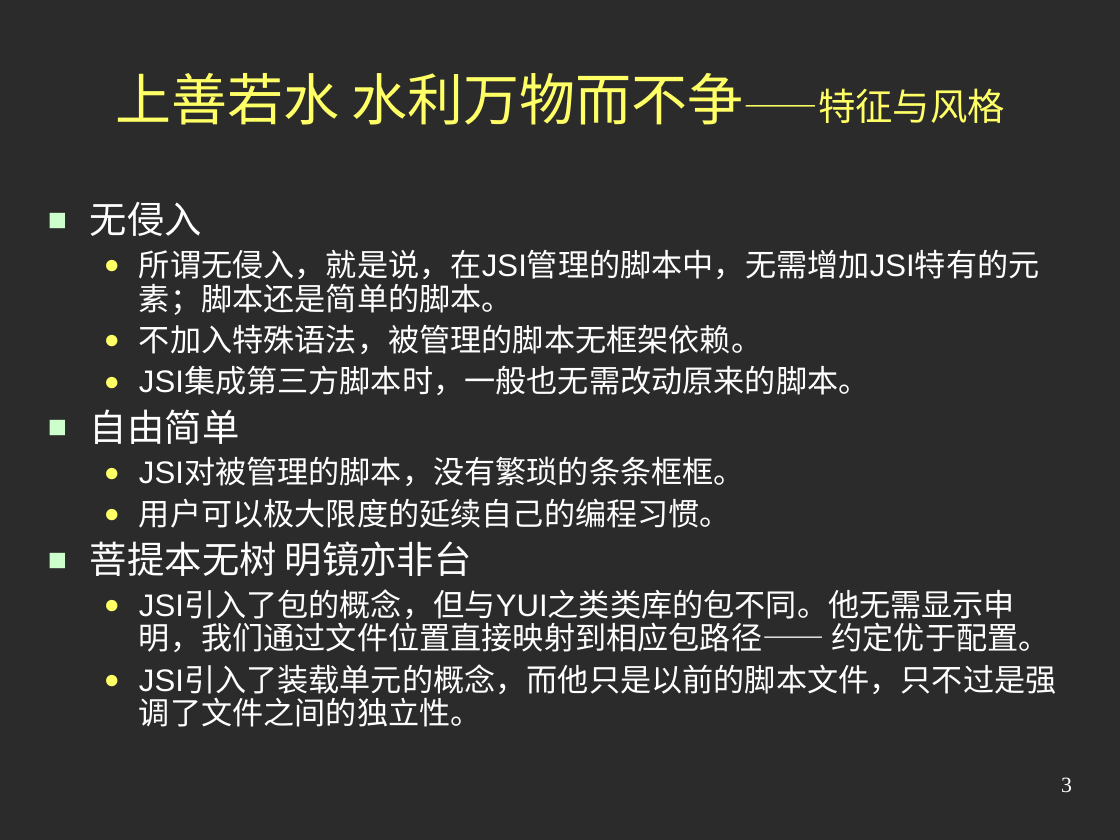
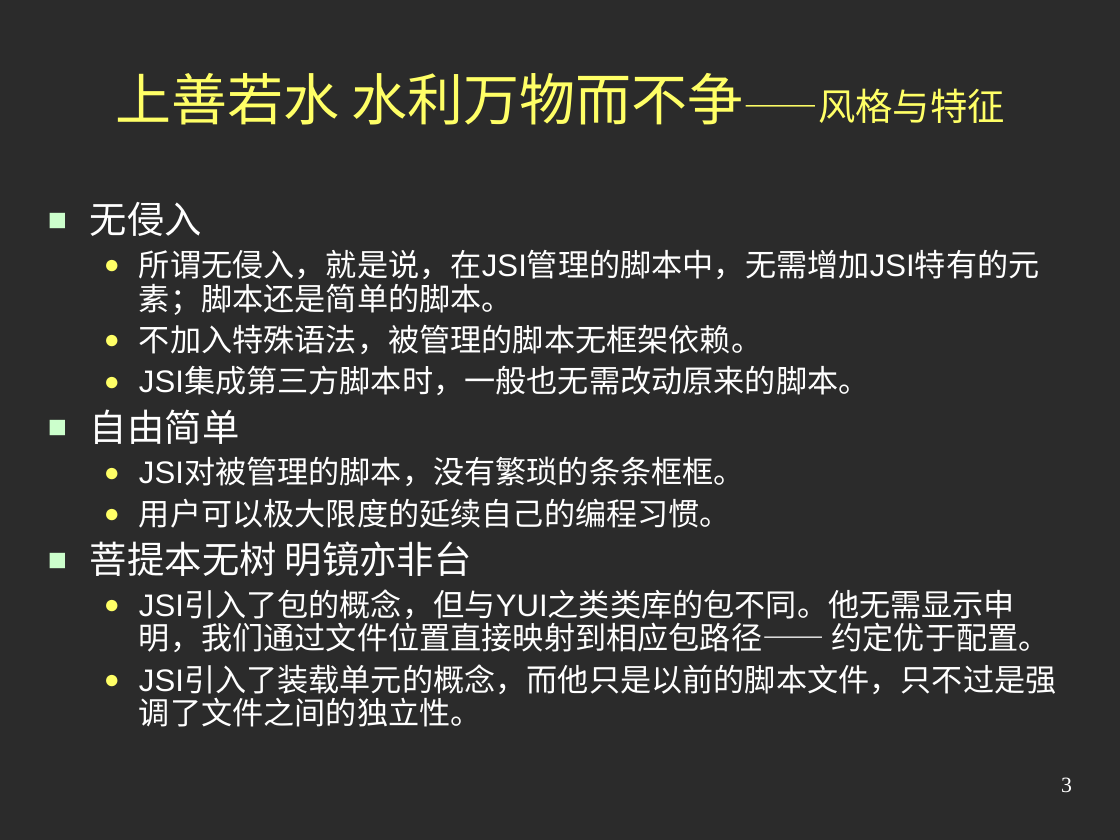
Before and after one commit to jindw/jsi, a slide deck: slide 3 of trunk/JSI2/web/doc/Preview2.ppt. Drawn at 1120x840 pixels with LibreOffice and Linux fonts; fonts in the diff are those of the drawing; background and template pictures are left out; a plain dark background stands for a picture behind light text. Boxes give left, top, right and bottom in pixels: in the first picture for what was removed or moved away, otherwise in the second. Text is boxed around its words. In the diff, an @@ line names an element or a change of style, - is before the commit and + after.

```diff
--- a/trunk/JSI2/web/doc/Preview2.ppt
+++ b/trunk/JSI2/web/doc/Preview2.ppt
@@ title at <box>115,73,1005,125</box>: text changed @@
-上善若水 水利万物而不争——特征与风格
+上善若水 水利万物而不争——风格与特征
```
Also in this commit, not shown: 2 other slides changed, 1 other file.
